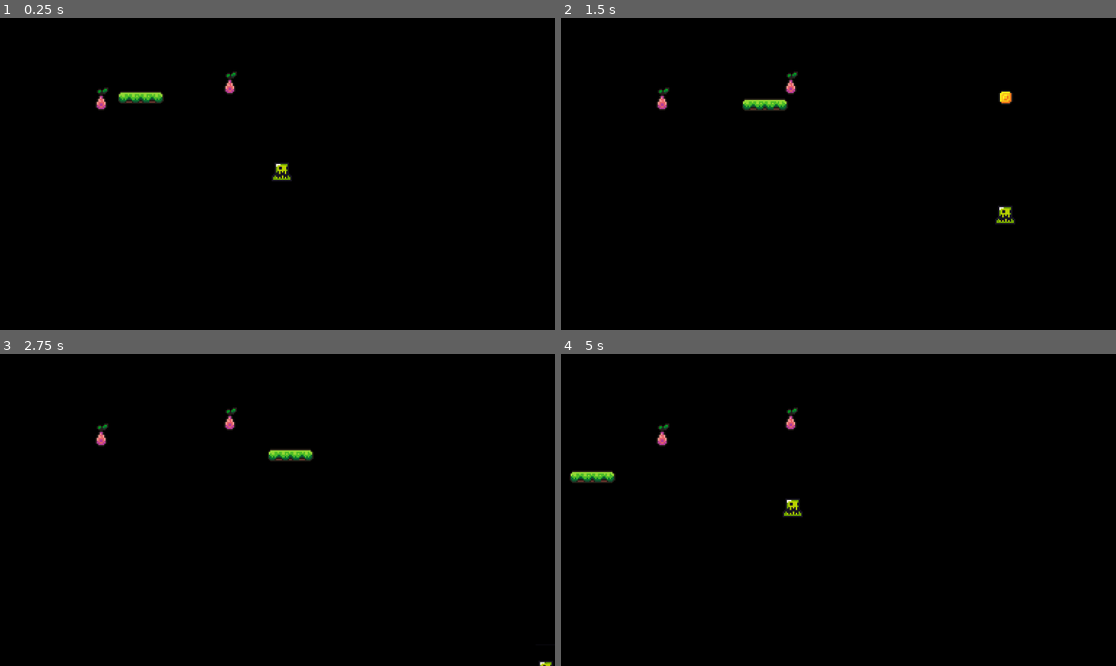
Above: before the commit, frames 1-4 (two rows, left to right).
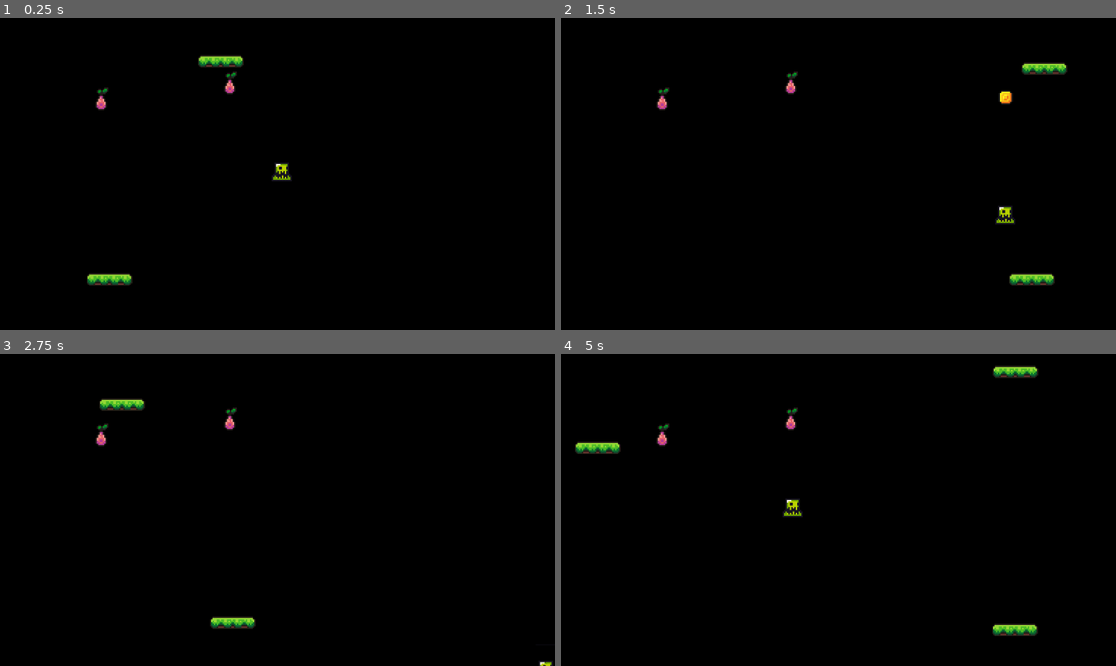
Above: after the commit, the same moments.

Repository: T-ROY77/Centipede
Game: Godot game, scene res://Scenes/game.tscn
Same seed, same stepped clock (60 frames per second), same inputs: the game is played once before the commit and once after it.
Inputs:
- Up to frame 1 (0.25 s): no input
- Up to frame 2 (1.5 s): hold D (move_right) 0.53-1.28 s; tap Space (shoot) at 0.6, 1.35 s; hold Down (move_down) from 1.28 s (still down)
- Up to frame 3 (2.75 s): release Down (move_down) at 2.03 s; hold D (move_right) from 2.03 s (still down); tap Space (shoot) at 2.1 s
- Up to frame 4 (5 s): release D (move_right) at 2.78 s; hold Up (move_up) 2.78-3.53 s; tap Space (shoot) at 2.85, 3.6, 4.35 s; hold A (move_left) from 3.53 s (still down)

The runs differ from the first frame. In frame 1, 0.9% of the frame differs, in the area x 15-44%, y 12-86%; in frame 2, 1.0%; in frame 3, 0.9%; in frame 4, 1.3%, in the area x 1-86%, y 3-91%.

Commit message:
spawn segments from head

Diff:
--- a/Scenes/game.tscn
+++ b/Scenes/game.tscn
@@ -1,9 +1,10 @@
-[gd_scene load_steps=5 format=3 uid="uid://bs6w1wsh8ib2m"]
+[gd_scene load_steps=6 format=3 uid="uid://bs6w1wsh8ib2m"]
 
 [ext_resource type="PackedScene" uid="uid://dk3kixvrbbrok" path="res://Scenes/player.tscn" id="1_48t54"]
 [ext_resource type="PackedScene" uid="uid://c4gbwxcp1rcto" path="res://Scenes/mushroom.tscn" id="2_oq614"]
 [ext_resource type="PackedScene" uid="uid://c6y1mf7m7vknf" path="res://Scenes/segment.tscn" id="3_ltpna"]
 [ext_resource type="PackedScene" uid="uid://3apcqfdqry4m" path="res://Scenes/wall.tscn" id="4_ssfan"]
+[ext_resource type="PackedScene" uid="uid://yxemin8nvvki" path="res://Scenes/head.tscn" id="5_rrue3"]
 
 [node name="Game" type="Node2D"]
 
@@ -28,7 +29,7 @@
 zoom = Vector2(3, 3)
 
 [node name="Segment" parent="." instance=ExtResource("3_ltpna")]
-position = Vector2(-92, -63)
+position = Vector2(-169, 73)
 
 [node name="Mushroom2" parent="." instance=ExtResource("2_oq614")]
 position = Vector2(-125, -52)
@@ -41,3 +42,6 @@
 [node name="Wall2" parent="Walls" instance=ExtResource("4_ssfan")]
 position = Vector2(-196, 2)
 rotation = -3.13328
+
+[node name="Head" parent="." instance=ExtResource("5_rrue3")]
+position = Vector2(-92, -78)
--- /dev/null
+++ b/Scenes/head.tscn
@@ -0,0 +1,19 @@
+[gd_scene load_steps=4 format=3 uid="uid://yxemin8nvvki"]
+
+[ext_resource type="Script" path="res://Scripts/head.gd" id="1_hvyw6"]
+[ext_resource type="Texture2D" uid="uid://b05w2ttau7ikx" path="res://Assets/sprites/platforms.png" id="2_8c4we"]
+
+[sub_resource type="RectangleShape2D" id="RectangleShape2D_ln0t5"]
+size = Vector2(32, 8)
+
+[node name="Head" type="CharacterBody2D"]
+collision_layer = 3
+script = ExtResource("1_hvyw6")
+
+[node name="CollisionShape2D" type="CollisionShape2D" parent="."]
+shape = SubResource("RectangleShape2D_ln0t5")
+
+[node name="Sprite2D" type="Sprite2D" parent="."]
+texture = ExtResource("2_8c4we")
+region_enabled = true
+region_rect = Rect2(16.321, 0, 31.8908, 8.59843)
--- a/Scenes/mushroom.tscn
+++ b/Scenes/mushroom.tscn
@@ -1,5 +1,6 @@
-[gd_scene load_steps=5 format=3 uid="uid://c4gbwxcp1rcto"]
+[gd_scene load_steps=6 format=3 uid="uid://c4gbwxcp1rcto"]
 
+[ext_resource type="Script" path="res://Scripts/mushroom.gd" id="1_amy0j"]
 [ext_resource type="Texture2D" uid="uid://dm3rspd6v0a8d" path="res://Assets/sprites/fruit.png" id="1_bk0ig"]
 
 [sub_resource type="RectangleShape2D" id="RectangleShape2D_727a7"]
@@ -23,6 +24,7 @@
 [node name="Mushroom" type="StaticBody2D"]
 collision_layer = 3
 collision_mask = 3
+script = ExtResource("1_amy0j")
 
 [node name="CollisionShape2D" type="CollisionShape2D" parent="."]
 shape = SubResource("RectangleShape2D_727a7")
--- a/Scenes/segment.tscn
+++ b/Scenes/segment.tscn
@@ -7,6 +7,7 @@
 size = Vector2(32, 8)
 
 [node name="Segment" type="CharacterBody2D"]
+collision_layer = 3
 script = ExtResource("1_0y2ay")
 
 [node name="CollisionShape2D" type="CollisionShape2D" parent="."]
--- /dev/null
+++ b/Scripts/head.gd
@@ -0,0 +1,31 @@
+extends CharacterBody2D
+
+const SPEED = 200
+const DOWN = 5
+const TOTAL_SEGMENTS = 7
+
+var current_segments = 0;
+var direction = Vector2.RIGHT
+
+func _ready() -> void:
+	if current_segments < TOTAL_SEGMENTS:
+		current_segments += 1
+		const SEGMENT = preload("res://Scenes/segment.tscn")
+		var new_segment = SEGMENT.instantiate()
+		new_segment.global_position.x = global_position.x - 50
+		new_segment.global_position.y = global_position.y
+
+		#new_segment.global_rotation = global_rotation
+		add_child(new_segment)
+
+
+func _process(delta: float) -> void:
+
+	var col_info = move_and_collide(direction * SPEED * delta)
+	if col_info:
+		#velocity = velocity.bounce(col_info.get_normal())
+		direction = -direction
+		position.y += DOWN
+
+func get_current_segments() -> void:
+	current_segments
--- /dev/null
+++ b/Scripts/mushroom.gd
@@ -0,0 +1,10 @@
+extends StaticBody2D
+
+var HP = 3
+
+func take_damage():
+
+	if HP > 0:
+		HP -= 1
+	else:
+		queue_free()
--- a/Scripts/segment.gd
+++ b/Scripts/segment.gd
@@ -1,12 +1,27 @@
 extends CharacterBody2D
 
-const SPEED = 400
+const SPEED = 200
 const DOWN = 5
 
+@onready var head: CharacterBody2D = $"."
+
+
+
 var direction = Vector2.RIGHT
+
 # Called when the node enters the scene tree for the first time.
 func _ready() -> void:
-	pass # Replace with function body.
+	#when spawned, check is more segments need to be made, then make one and add child
+	#if head.get_current_segments() < head.TOTAL_SEGMENTS:
+		#head.current_segments += 1
+		#const SEGMENT = preload("res://Scenes/segment.tscn")
+		#var new_segment = SEGMENT.instantiate()
+		#new_segment.global_position.x = global_position.x - 50
+		#new_segment.global_position.y = global_position.y
+
+		#new_segment.global_rotation = global_rotation
+		#add_child(new_segment)
+	pass
 
 
 # Called every frame. 'delta' is the elapsed time since the previous frame.
@@ -17,3 +32,7 @@
 		#velocity = velocity.bounce(col_info.get_normal())
 		direction = -direction
 		position.y += DOWN
+
+
+func take_damage():
+	queue_free()
Not shown, added: export_presets.cfg
Not shown, added: Centipede.exe
